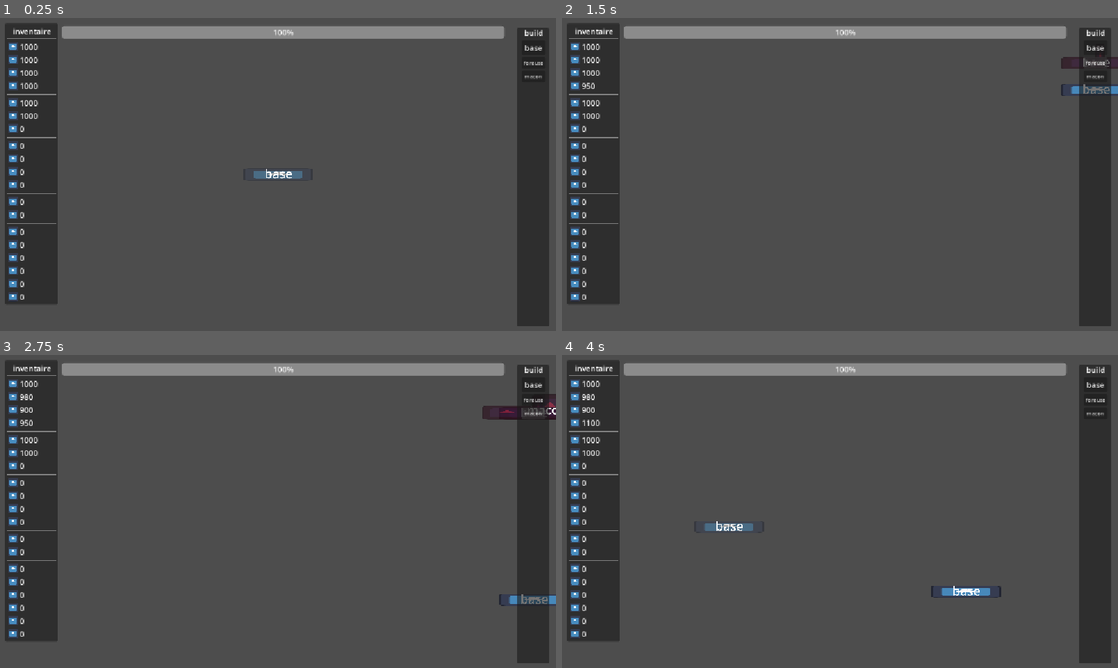
Above: before the commit, frames 1-4 (two rows, left to right).
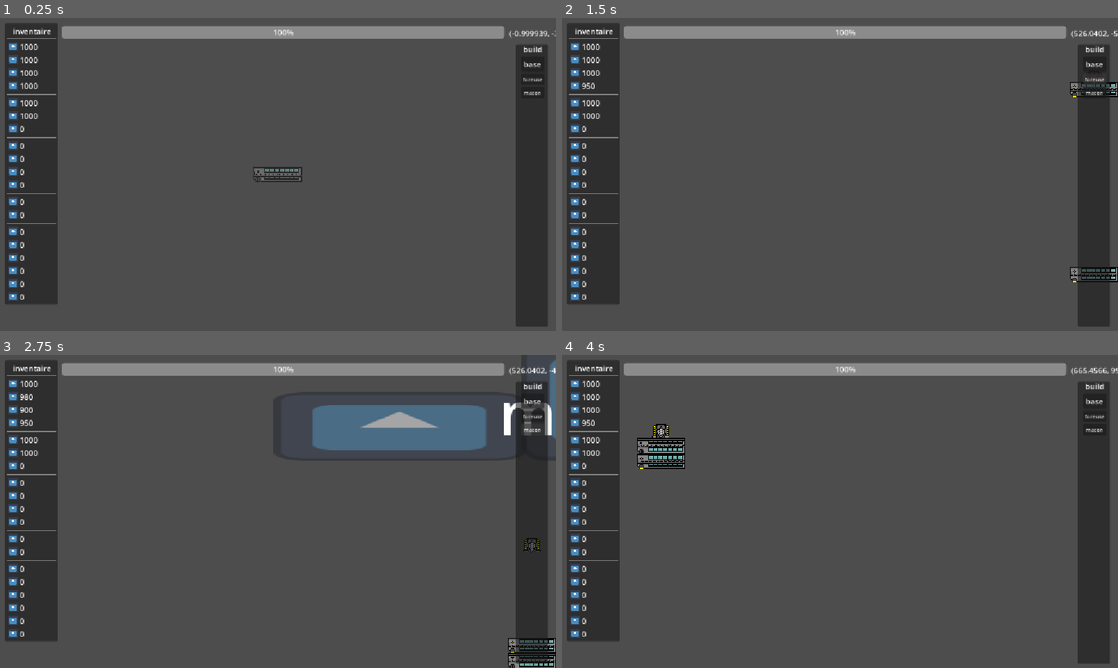
Above: after the commit, the same moments.

Repository: lucasbou-upsider/Indie-jam
Game: Godot game, scene res://scene/world.tscn
The game is run twice, just before and just after one commit, with the same random seed, the same clock (stepped at 60 frames per second) and the same inputs. The engine's default icon, where the game draws it, is replaced by a stand-in: a white triangle on a blue panel in a dark square.
Inputs (mouse positions are in pixels of both pictures, inside the frame that each line leads up to):
- Up to frame 1 (0.25 s): no input
- Up to frame 2 (1.5 s): click "base" at 0.5 s; click "foreuse" at 1.25 s
- Up to frame 3 (2.75 s): click "macon" at 2 s
- Up to frame 4 (4 s): move the mouse to (1095, 414) at 2.77 s; hold D (droite) 2.78-3.53 s; hold Shift (courir) 2.78-3.53 s; right-click (1095, 414) at 2.85 s; move the mouse to (728, 527) at 3.52 s; hold S (bas) from 3.53 s (still down); tap Shift (courir) at 3.6 s; right-click (728, 527) at 3.8 s

The runs differ from the first frame. In frame 1, 1.3% of the frame differs, in the area x 45-100%, y 3-99%; in frame 2, 1.8%; in frame 3, 7.1%, in the area x 56-100%, y 1-100%; in frame 4, 2.5%.

Commit message:
ajout sprite

Diff:
--- a/project.godot
+++ b/project.godot
@@ -62,7 +62,7 @@
 }
 "click droit"={
 "deadzone": 0.2,
-"events": [Object(InputEventMouseButton,"resource_local_to_s …(138 unchanged characters)… se,"button_mask":2,"position":Vector2(105, 21),"global_position":Vector2(114, 69),"factor":1.0,"button_index":2,"canceled":false,"pressed":true,"double_click":false,"script":null)
+"events": [Object(InputEventMouseButton,"resource_local_to_s …(138 unchanged characters)… se,"button_mask":2,"position":Vector2(108, 15),"global_position":Vector2(117, 63),"factor":1.0,"button_index":2,"canceled":false,"pressed":true,"double_click":false,"script":null)
 ]
 }
 
--- a/scene/craft/Base.tscn
+++ b/scene/craft/Base.tscn
@@ -1,38 +1,31 @@
 [gd_scene format=3 uid="uid://byxo1qtpjx30p"]
 
 [ext_resource type="Script" uid="uid://bklmbpp2ndvr3" path="res://scene/craft/Base.gd" id="1_fd1db"]
-[ext_resource type="Texture2D" uid="uid://j61hq17ylyme" path="res://icon.svg" id="2_vghjg"]
+[ext_resource type="Texture2D" uid="uid://c57tr2fctforg" path="res://sprite/New_Piskel_1.png" id="2_fd1db"]
 
 [sub_resource type="RectangleShape2D" id="RectangleShape2D_x0iyh"]
-size = Vector2(726, 121)
+size = Vector2(100, 32)
 
 [sub_resource type="RectangleShape2D" id="RectangleShape2D_o4a50"]
-size = Vector2(734, 130)
+size = Vector2(102, 34)
 
 [node name="Base" type="RigidBody2D" unique_id=1313463931]
 script = ExtResource("1_fd1db")
 
 [node name="Sprite2D" type="Sprite2D" parent="." unique_id=2122953327]
-position = Vector2(7.6293945e-06, 0)
-scale = Vector2(5.7070313, 1)
-texture = ExtResource("2_vghjg")
+texture_filter = 1
+position = Vector2(-1, 34)
+texture = ExtResource("2_fd1db")
 
 [node name="CollisionShape2D" type="CollisionShape2D" parent="." unique_id=1266822311]
-position = Vector2(0, 0.5)
+position = Vector2(-1, 0)
 shape = SubResource("RectangleShape2D_x0iyh")
 
 [node name="Area2D" type="Area2D" parent="." unique_id=581254269]
 
 [node name="CollisionShape2D" type="CollisionShape2D" parent="Area2D" unique_id=1148575150]
+position = Vector2(-1, 0)
 shape = SubResource("RectangleShape2D_o4a50")
-
-[node name="Label" type="Label" parent="." unique_id=402672525]
-offset_left = -139.0
-offset_top = -97.0
-offset_right = 151.0
-offset_bottom = 78.0
-theme_override_font_sizes/font_size = 128
-text = "base"
 
 [connection signal="area_entered" from="Area2D" to="." method="_on_area_2d_area_entered"]
 [connection signal="area_exited" from="Area2D" to="." method="_on_area_2d_area_exited"]
--- a/scene/craft/foreuse.gd
+++ b/scene/craft/foreuse.gd
@@ -3,13 +3,15 @@
 @onready var collision_polygon_2d: CollisionPolygon2D = $CollisionPolygon2D
 @onready var ray_cast_2d: RayCast2D = $RayCast2D
 @onready var timer: Timer = $Timer
-@onready var sprite_2d: Sprite2D = $Sprite2D
+@onready var sprite_2d: AnimatedSprite2D = $Sprite2D
 
 var is_blueprint := true
+var elec_efficacity = [2, 5, 10]
 @export var pv = 10
 var bodycount = 0
 var mouse_overed := false
 var cost = 50
+
 
 func _ready() -> void:
 	#cout du batiments
@@ -75,6 +77,7 @@
 
 #verifie que la souris est sur le batiment
 func _on_area_2d_mouse_entered() -> void:
+	print("bruh")
 	mouse_overed = true
 func _on_area_2d_mouse_exited() -> void:
 	mouse_overed = false
--- a/scene/craft/foreuse.tscn
+++ b/scene/craft/foreuse.tscn
@@ -1,48 +1,70 @@
 [gd_scene format=3 uid="uid://02wx8g0s1olf"]
 
 [ext_resource type="Script" uid="uid://d2q1g7af3jy0x" path="res://scene/craft/foreuse.gd" id="1_p5dri"]
-[ext_resource type="Texture2D" uid="uid://j61hq17ylyme" path="res://icon.svg" id="1_tblhl"]
+[ext_resource type="Texture2D" uid="uid://polkeaxavfg8" path="res://sprite/New_Piskel_3.png" id="2_p5dri"]
+
+[sub_resource type="AtlasTexture" id="AtlasTexture_y1255"]
+atlas = ExtResource("2_p5dri")
+region = Rect2(0, 0, 128, 128)
+
+[sub_resource type="AtlasTexture" id="AtlasTexture_fdh24"]
+atlas = ExtResource("2_p5dri")
+region = Rect2(128, 0, 128, 128)
+
+[sub_resource type="AtlasTexture" id="AtlasTexture_8yqs4"]
+atlas = ExtResource("2_p5dri")
+region = Rect2(0, 128, 128, 128)
+
+[sub_resource type="AtlasTexture" id="AtlasTexture_j6156"]
+atlas = ExtResource("2_p5dri")
+region = Rect2(128, 128, 128, 128)
+
+[sub_resource type="SpriteFrames" id="SpriteFrames_x0iyh"]
+animations = [{
+"frames": [{
+"duration": 1.0,
+"texture": SubResource("AtlasTexture_y1255")
+}, {
+"duration": 1.0,
+"texture": SubResource("AtlasTexture_fdh24")
+}, {
+"duration": 1.0,
+"texture": SubResource("AtlasTexture_8yqs4")
+}, {
+"duration": 1.0,
+"texture": SubResource("AtlasTexture_j6156")
+}],
+"loop": 1,
+"name": &"new_animation",
+"speed": 13.0
+}]
 
 [node name="foreuse" type="RigidBody2D" unique_id=1505809120]
 script = ExtResource("1_p5dri")
 
-[node name="Sprite2D" type="Sprite2D" parent="." unique_id=513195299]
-position = Vector2(44, -69.5)
-scale = Vector2(0.76562494, 1.9453125)
-texture = ExtResource("1_tblhl")
+[node name="Sprite2D" type="AnimatedSprite2D" parent="." unique_id=1452217040]
+texture_filter = 1
+position = Vector2(33, -1)
+sprite_frames = SubResource("SpriteFrames_x0iyh")
+animation = &"new_animation"
+autoplay = "new_animation"
+frame_progress = 0.00980358
 
-[node name="Sprite2D2" type="Sprite2D" parent="Sprite2D" unique_id=1332496010]
-position = Vector2(-72.97957, 37.269077)
-scale = Vector2(1.5739797, 0.41767076)
-texture = ExtResource("1_tblhl")
-
-[node name="CollisionPolygon2D" type="CollisionPolygon2D" parent="." unique_id=1071327156]
-position = Vector2(44, -69.5)
-scale = Vector2(0.76562494, 1.9453125)
-polygon = PackedVector2Array(-57.4694, -60.91567, -58.77552, 10.024096, -169.79594, 8.995983, -173.71432, 62.457836, 65.30613, 62.457836, 54.857147, -64)
+[node name="CollisionPolygon2D" type="CollisionPolygon2D" parent="." unique_id=134821111]
+polygon = PackedVector2Array(-19, 13, 17, 13, 17, -16, -19, -16)
 disabled = true
 
 [node name="Area2D" type="Area2D" parent="." unique_id=566869362]
 
-[node name="CollisionPolygon2D2" type="CollisionPolygon2D" parent="Area2D" unique_id=1782314719]
-position = Vector2(44, -69.5)
-scale = Vector2(0.76562494, 1.9453125)
-polygon = PackedVector2Array(-57.4694, -60.91567, -58.77552, 10.024096, -169.79594, 8.995983, -173.71432, 62.457836, 65.30613, 62.457836, 54.857147, -64)
+[node name="CollisionPolygon2D2" type="CollisionPolygon2D" parent="Area2D" unique_id=515065430]
+polygon = PackedVector2Array(-19, -16, -19, 13, 17, 13, 17, -16)
 
 [node name="RayCast2D" type="RayCast2D" parent="." unique_id=2096382292]
-target_position = Vector2(0, 65)
+target_position = Vector2(0, 19)
 
 [node name="Timer" type="Timer" parent="." unique_id=127513847]
 wait_time = 2.0
 one_shot = true
-
-[node name="Label" type="Label" parent="." unique_id=670414528]
-offset_left = -105.0
-offset_top = -54.0
-offset_right = 123.0
-offset_bottom = 32.0
-theme_override_font_sizes/font_size = 62
-text = "foreuse"
 
 [connection signal="area_entered" from="Area2D" to="." method="_on_area_2d_area_entered"]
 [connection signal="area_exited" from="Area2D" to="." method="_on_area_2d_area_exited"]
--- a/scene/craft/macon.gd
+++ b/scene/craft/macon.gd
@@ -5,7 +5,8 @@
 var bodycount := 0
 var cost = 100
 var cost2 = 20
-var mouse_overed := true
+var elec_efficacity = [2, 5, 10]
+var mouse_overed := false
 @onready var collision_shape_2d: CollisionPolygon2D = $PhysicsShape
 @onready var sprite_2d: Sprite2D = $Sprite2D
 
@@ -26,7 +27,8 @@
 #destruction
 	if Input.is_action_just_pressed("click droit"):
 		if mouse_overed:
-			GLOBAL.brique += cost
+			GLOBAL.pierre += cost
+			GLOBAL.bois += cost2
 			queue_free()
 		sleeping = false
 
--- a/scene/ennemie/kayou.tscn
+++ b/scene/ennemie/kayou.tscn
@@ -1,19 +1,22 @@
 [gd_scene format=3 uid="uid://btukiu61dok1y"]
 
 [ext_resource type="Script" uid="uid://b5g88l0a3fgxk" path="res://scene/ennemie/kayou.gd" id="1_2baxm"]
-[ext_resource type="Texture2D" uid="uid://j61hq17ylyme" path="res://icon.svg" id="1_nrhm5"]
+[ext_resource type="Texture2D" uid="uid://bdxkcfwhdems" path="res://sprite/New_Piskel_4.png" id="2_2baxm"]
 
 [sub_resource type="CircleShape2D" id="CircleShape2D_x0iyh"]
-radius = 68.0294
+radius = 14.0
 
 [sub_resource type="CircleShape2D" id="CircleShape2D_o4a50"]
-radius = 83.02409
+radius = 23.086792
 
 [node name="kayou" type="RigidBody2D" unique_id=495438462]
 script = ExtResource("1_2baxm")
 
 [node name="Icon" type="Sprite2D" parent="." unique_id=1684763018]
-texture = ExtResource("1_nrhm5")
+texture_filter = 1
+position = Vector2(9.536743e-07, 0)
+scale = Vector2(0.2578125, 0.2265625)
+texture = ExtResource("2_2baxm")
 
 [node name="CollisionShape2D" type="CollisionShape2D" parent="." unique_id=628127502]
 shape = SubResource("CircleShape2D_x0iyh")
--- a/scene/world.gd
+++ b/scene/world.gd
@@ -4,10 +4,11 @@
 const FOREUSE = preload("uid://02wx8g0s1olf")
 const MACON = preload("uid://bmqj2ocb6rh52")
 
-var speed = 30
+var speed
 
 @onready var progress_bar: ProgressBar = $Interface/ProgressBar
 @onready var camera_2d: Camera2D = $Camera2D
+@onready var coordoné: Label = $Interface/Coordoné
 
 
 func _ready() -> void:
@@ -20,9 +21,9 @@
 
 	#deplacement de la camera
 	if Input.is_action_pressed("courir"):
-		speed = 40
+		speed = 10
 	else:
-		speed = 30
+		speed = 20
 	if Input.is_action_pressed("droite"):
 		camera_2d.position += Vector2(speed,0)
 	if Input.is_action_pressed("gauche"):
@@ -32,7 +33,8 @@
 	if Input.is_action_pressed("bas"):
 		camera_2d.position += Vector2(0,speed)
 
-
+#coordonées
+	coordoné.text = str(get_global_mouse_position())
 
 func _on_button_base_pressed() -> void:
 	add_child(BASE.instantiate())
--- a/scene/world.tscn
+++ b/scene/world.tscn
@@ -23,8 +23,7 @@
 shape = SubResource("WorldBoundaryShape2D_x0iyh")
 
 [node name="Camera2D" type="Camera2D" parent="." unique_id=1977665249]
-position = Vector2(3, -1513)
-zoom = Vector2(0.2, 0.2)
+position = Vector2(-1, -328)
 position_smoothing_enabled = true
 position_smoothing_speed = 8.0
 
@@ -39,11 +38,19 @@
 offset_right = 1045.0
 offset_bottom = 43.0
 
+[node name="Coordoné" type="Label" parent="Interface" unique_id=1890412977]
+offset_left = 1055.0
+offset_top = 20.0
+offset_right = 1143.0
+offset_bottom = 43.0
+text = "0,0"
+horizontal_alignment = 1
+
 [node name="Panel_construction" type="Panel" parent="Interface" unique_id=854815581]
-offset_left = 1071.0
-offset_top = 21.0
-offset_right = 1138.0
-offset_bottom = 638.0
+offset_left = 1069.0
+offset_top = 55.0
+offset_right = 1136.0
+offset_bottom = 639.0
 
 [node name="Label2" type="Label" parent="Interface/Panel_construction" unique_id=298868717]
 layout_mode = 0
Binary file added: sprite/New_Piskel_1.png
Not shown, added: sprite/New_Piskel_1.png.import
Binary file added: sprite/New_Piskel_3.png
Not shown, added: sprite/New_Piskel_3.png.import
Binary file added: sprite/New_Piskel_4.png
Not shown, added: sprite/New_Piskel_4.png.import
Binary file added: sprite/New_Piskel_5.png
Not shown, added: sprite/New_Piskel_5.png.import
Binary file added: sprite/New_Piskel_6.png
Not shown, added: sprite/New_Piskel_6.png.import
